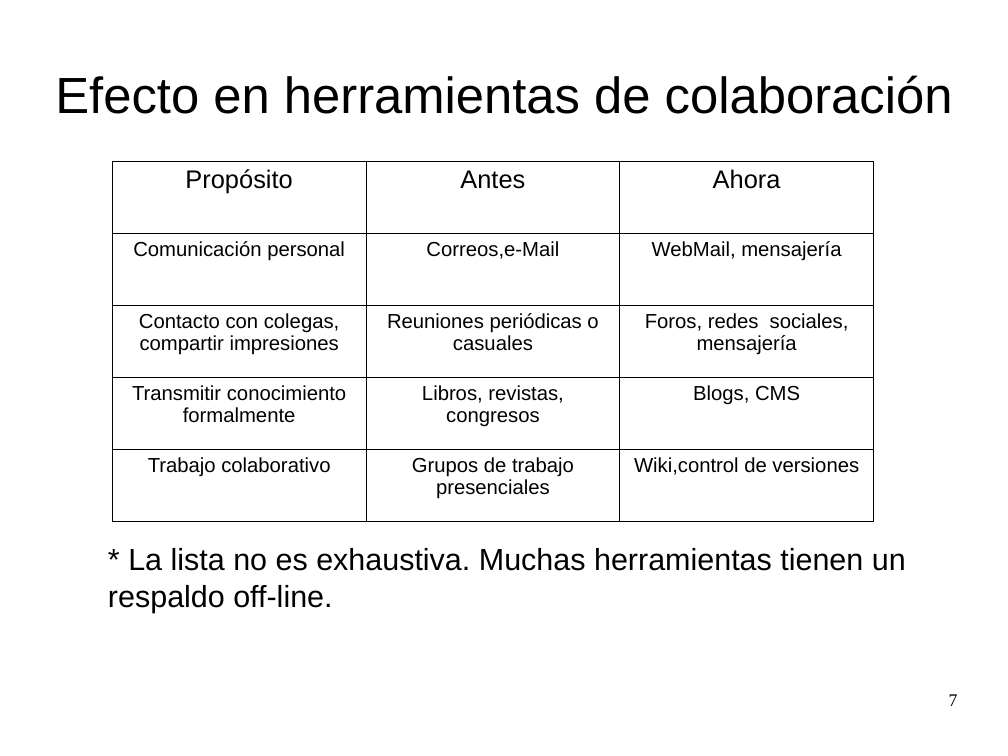
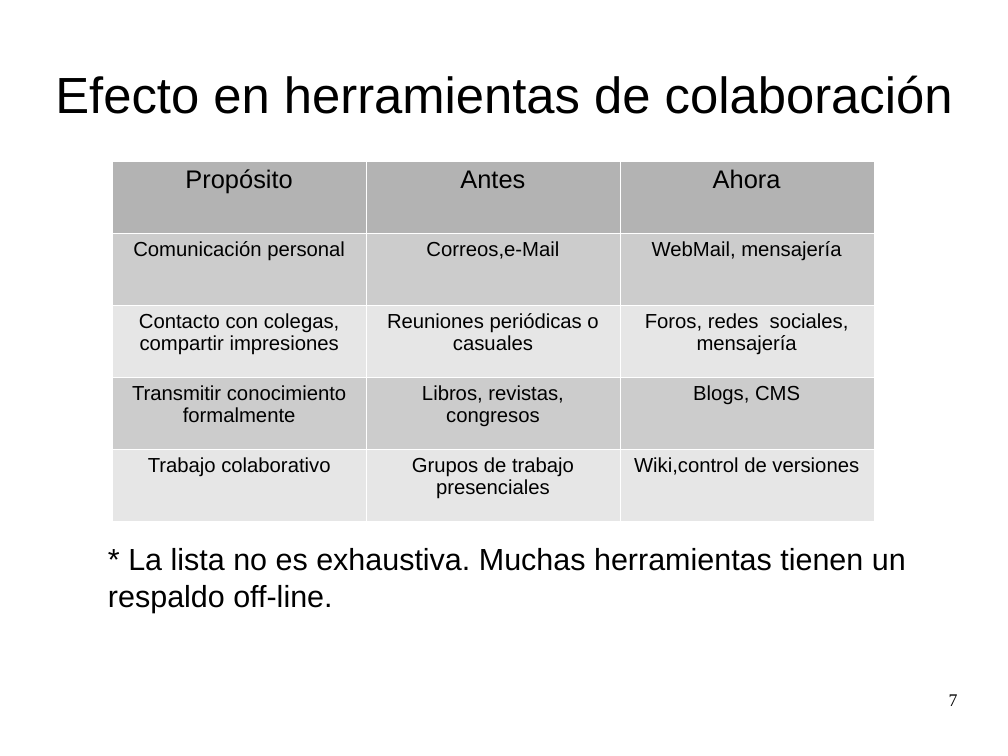
Before and after one commit to fjarandag/tic2, a slide deck: slide 7 of t02-www/102-historia.odp. Drawn at 1008x756 pixels with LibreOffice and Linux fonts; fonts in the diff are those of the drawing. Boxes give left, top, right and bottom in pixels: in the first picture for what was removed or moved away, otherwise in the second. Text is boxed around its words. In the diff, an @@ line names an element or a change of style, - is before the commit and + after.

```diff
--- a/t02-www/102-historia.odp
+++ b/t02-www/102-historia.odp
@@ table at [113,161,875,521] @@
@@ fill none to #B3B3B3 in row 1 @@
@@ fill none to #CCCCCC in 6 cells @@
@@ fill none to #E6E6E6 in 6 cells @@
@@ borders changed @@
```
Also in this commit, not shown: 1 other slide changed, 3 other files.
